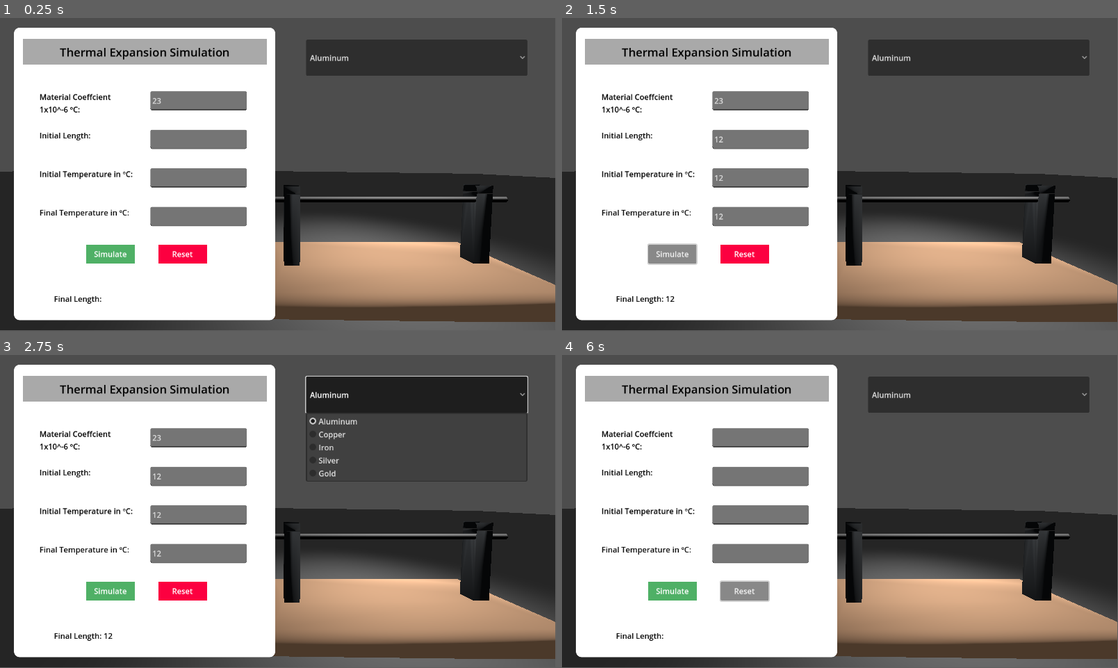
Above: before the commit, frames 1-4 (two rows, left to right).
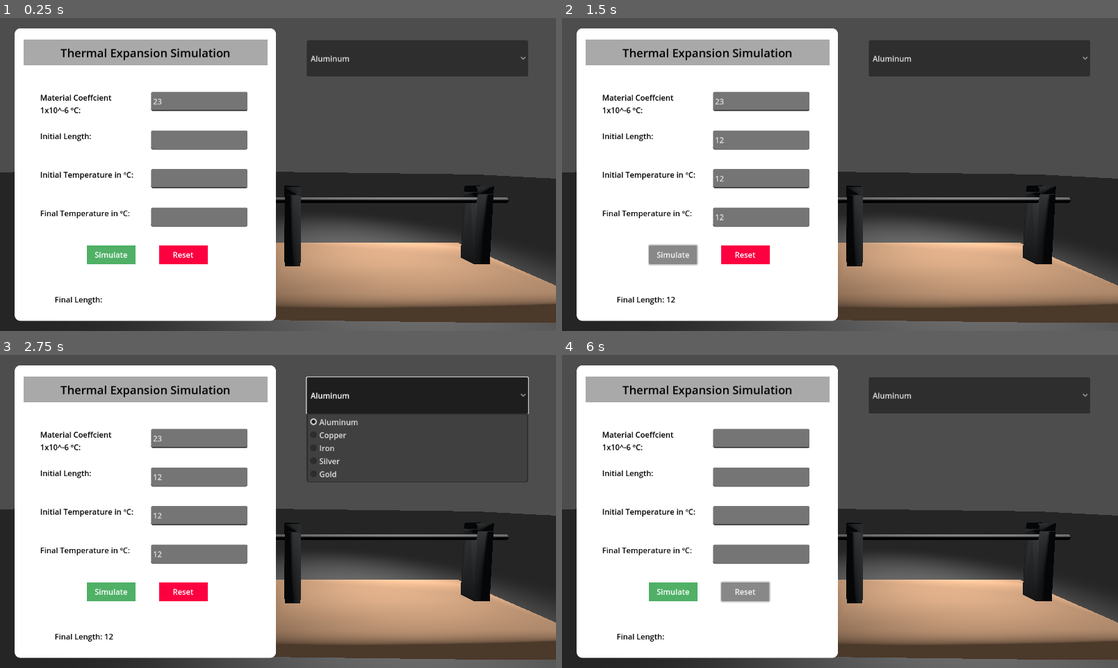
Above: after the commit, the same moments.

Repository: rohb22/thermal-expansion-simulator
Game: Godot game, scene res://node_3d.tscn
Two runs of this game, one before a commit and one after it. Both use one fixed random seed, a clock stepped at 60 frames per second and the inputs below.
Inputs (mouse positions are in pixels of both pictures, inside the frame that each line leads up to):
- Up to frame 1 (0.25 s): no input
- Up to frame 2 (1.5 s): click (762, 177) at 0.52 s; type "12" at 0.6 s; click (762, 140) at 0.75 s; type "12" at 0.83 s; click (762, 215) at 0.98 s; type "12" at 1.07 s; click "Simulate" at 1.25 s
- Up to frame 3 (2.75 s): click "Aluminum" at 2 s
- Up to frame 4 (6 s): click "Simulate" at 2.75 s; click "Aluminum" at 3.5 s; click "Simulate" at 4.25 s; click "Aluminum" at 5 s; click "Reset" at 5.75 s
In our replay, the window is 799x449 before the commit and 800x450 after it. These sizes can differ from the game's own. Grey fills any space a smaller window leaves; there, only what the larger window draws over its background counts as a difference.

The runs differ from the first frame. In frame 1, 4.4% of the frame differs, in the area x 0-100%, y 3-100%; in frame 2, 4.5%; in frame 3, 5.0%; in frame 4, 4.4%.

Commit message:
fixed scaling issue

Diff:
--- a/godot/project.godot
+++ b/godot/project.godot
@@ -15,6 +15,10 @@
 config/features=PackedStringArray("4.3", "GL Compatibility")
 config/icon="res://icon.svg"
 
+[display]
+
+window/stretch/mode="viewport"
+
 [dotnet]
 
 project/assembly_name="thermal-expansion"
@@ -23,3 +27,4 @@
 
 renderer/rendering_method="gl_compatibility"
 renderer/rendering_method.mobile="gl_compatibility"
+textures/vram_compression/import_etc2_astc=true
Not shown, added: godot/export_presets.cfg
Not shown, changed: godot/build/index.html
Not shown, changed: godot/build/index.pck
Not shown, changed: godot/readme.md
Not shown, changed: index.html
